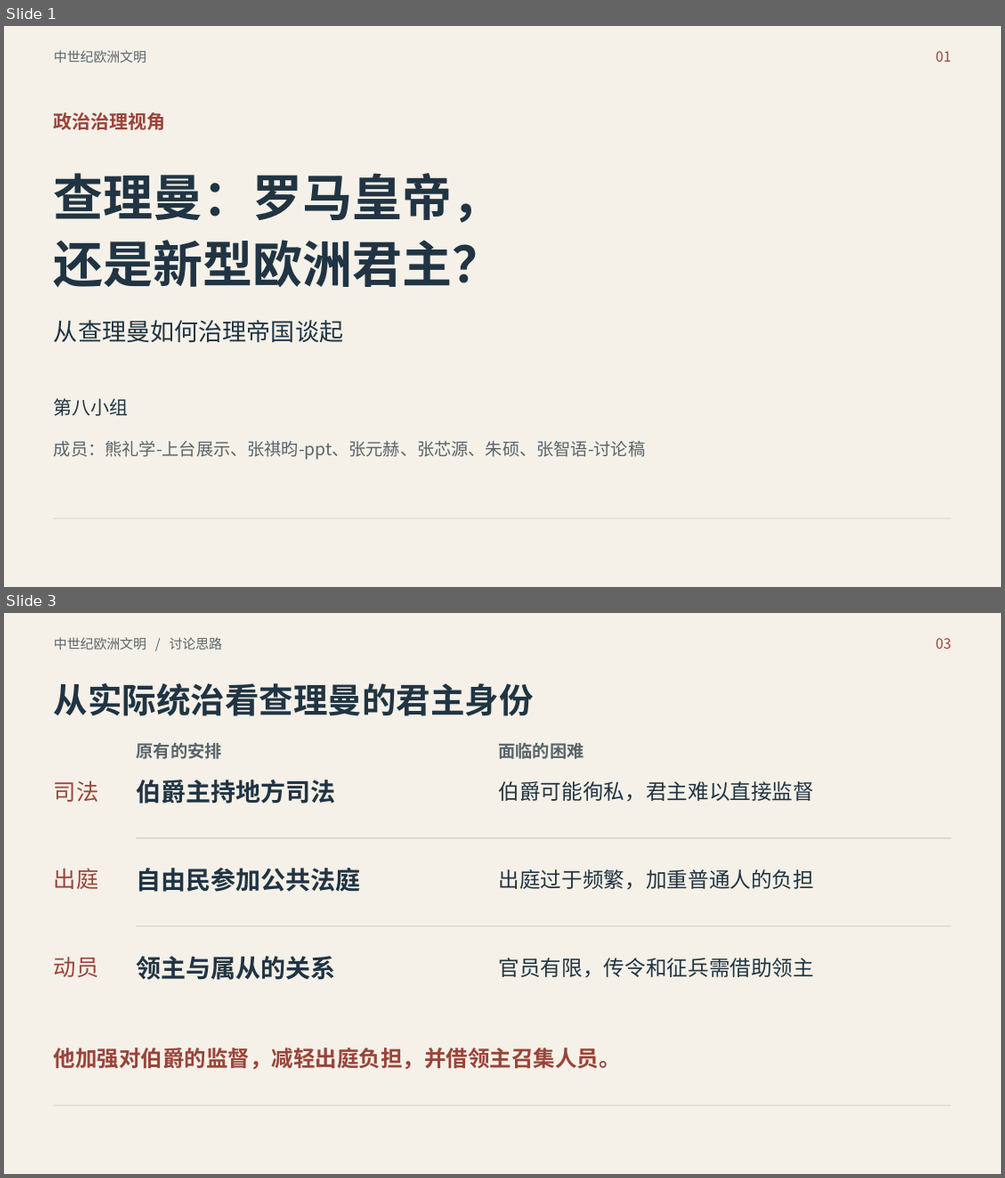
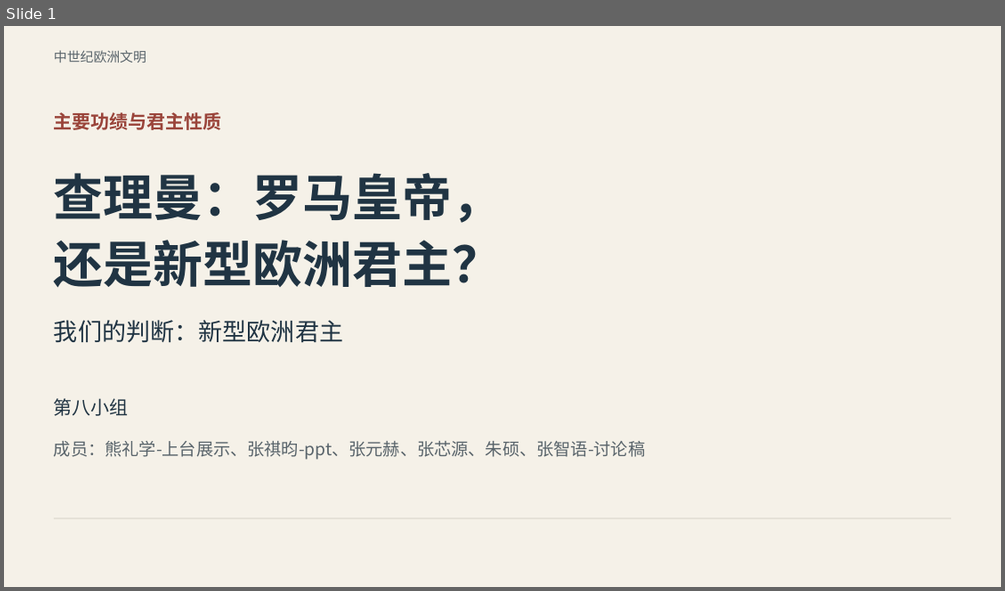
Before and after one commit to mimiqi/FDU-GECC10068-MedievalEuropeanCivilization, a slide deck: 讨论课/交付文件/查理曼_ppt.pptx. Shown one above the other, each under a label of ours: slides 1 and 3 before the commit, slide 1 after it; the slides between them are not shown. The pictures are 1005x1178 and 1005x591 pixels, drawn with LibreOffice and Linux fonts; fonts in the diff are those of the drawing. Boxes give left, top, right and bottom in pixels: in the first picture for what was removed or moved away, otherwise in the second. Text is boxed around its words. In the diff, an @@ line names an element or a change of style, - is before the commit and + after.

Commit message:
docs: 明确查理曼君主性质并补充与罗马皇帝的四维比较

```diff
--- a/讨论课/交付文件/查理曼_ppt.pptx
+++ b/讨论课/交付文件/查理曼_ppt.pptx
@@ slide 3 removed at <box>4,613,1001,1174</box>, background #F5F1E8 @@
@@ text removed at <box>54,637,222,649</box> @@
-中世纪欧洲文明 / 讨论思路
@@ text removed at <box>936,638,951,649</box> @@
-03
@@ text removed at <box>54,683,534,716</box> @@
-从实际统治看查理曼的君主身份
@@ text removed at <box>137,742,222,759</box> @@
-原有的安排
@@ text removed at <box>499,742,584,759</box> @@
-面临的困难
@@ text removed at <box>54,780,99,802</box> @@
-司法
@@ text removed at <box>137,779,336,803</box> @@
-伯爵主持地方司法
@@ text removed at <box>499,781,815,802</box> @@
-伯爵可能徇私，君主难以直接监督
@@ line removed from (137, 838) to (952, 838) @@
@@ text removed at <box>54,868,99,889</box> @@
-出庭
@@ text removed at <box>137,868,361,892</box> @@
-自由民参加公共法庭
@@ text removed at <box>499,869,815,890</box> @@
-出庭过于频繁，加重普通人的负担
@@ line removed from (137, 926) to (952, 926) @@
@@ text removed at <box>54,957,99,977</box> @@
-动员
@@ text removed at <box>137,956,336,980</box> @@
-领主与属从的关系
@@ text removed at <box>499,957,815,978</box> @@
-官员有限，传令和征兵需借助领主
@@ text removed at <box>54,1047,621,1069</box> @@
-他加强对伯爵的监督，减轻出庭负担，并借领主召集人员。
@@ line removed from (54, 1105) to (952, 1105) @@
@@ slide 1 changed as well @@
@@ text removed at <box>936,51,951,62</box> @@
-01
@@ text at <box>54,112,222,130</box>: text changed @@
-政治治理视角
+主要功绩与君主性质
@@ text at <box>54,320,343,343</box>: text changed @@
-从查理曼如何治理帝国谈起
+我们的判断：新型欧洲君主
```
Also in this commit, not shown: 7 other slides changed, 3 slides added, 2 other slides removed, 1 other file.
